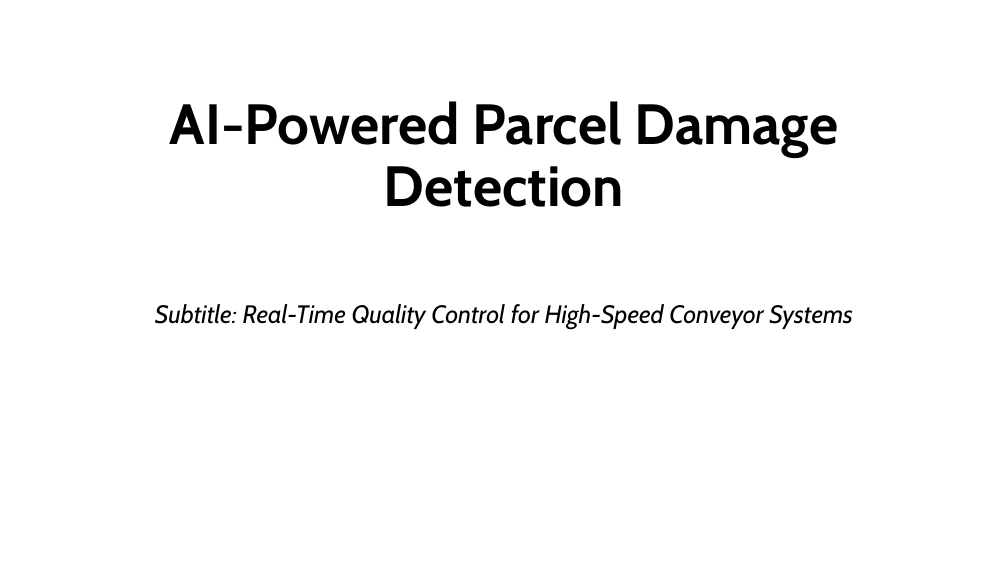
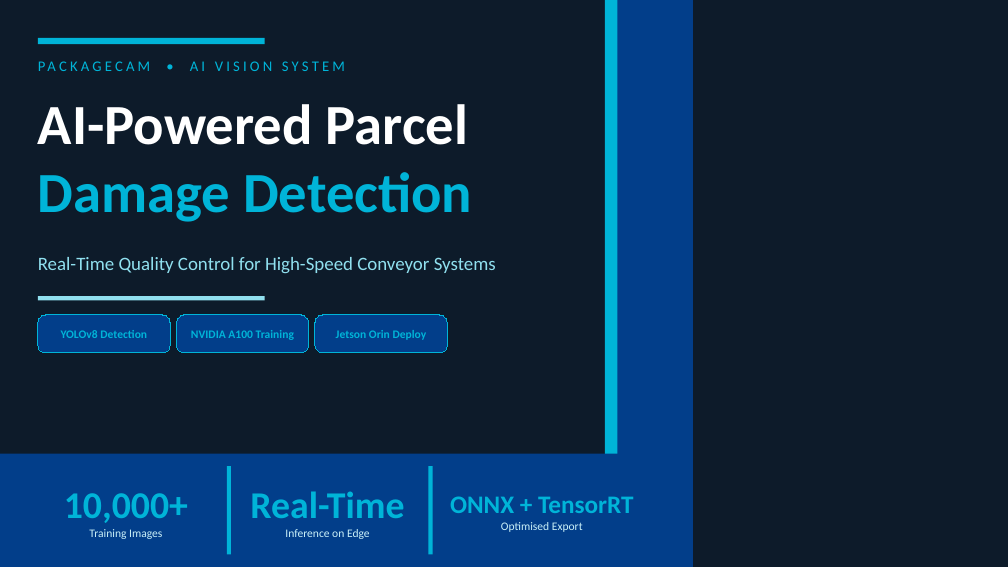
Before and after one commit to chernhaw75/PackageDamage, a slide deck: slide 1 of PackageCam.pptx. Drawn at 1008x567 pixels with LibreOffice and Linux fonts; fonts in the diff are those of the drawing. Boxes give left, top, right and bottom in pixels: in the first picture for what was removed or moved away, otherwise in the second. Text is boxed around its words. In the diff, an @@ line names an element or a change of style, - is before the commit and + after.

```diff
--- a/PackageCam.pptx
+++ b/PackageCam.pptx
@@ background #FFFFFF to #0D1B2A @@
@@ rectangle added at (x1=605, y1=0, x2=693, y2=567), fill #00B4D8 @@
@@ rectangle added at (x1=618, y1=0, x2=693, y2=567), fill #023E8A @@
@@ rectangle added at (x1=38, y1=38, x2=265, y2=44), fill #00B4D8 @@
@@ text "AI-Powered Parcel" at (x1=38, y1=104, x2=472, y2=222): vertical alignment bottom to top @@
@@ text added at (x1=190, y1=61, x2=345, y2=71), 14 pt, text #00B4D8 @@
+PACKAGECAM • AI VISION SYSTEM
@@ text at (x1=38, y1=104, x2=472, y2=222): text changed; font Cabin to Calibri; text colour #000000 to #FFFFFF @@
-AI-Powered Parcel Damage Detection
+AI-Powered Parcel
+Damage Detection
@@ text at (x1=38, y1=257, x2=496, y2=274): text changed; size 24 to 18 pt; font Cabin to Calibri; text colour #000000 to #90E0EF; italic off @@
-Subtitle: Real-Time Quality Control for High-Speed Conveyor Systems
+Real-Time Quality Control for High-Speed Conveyor Systems
@@ rectangle added at (x1=38, y1=296, x2=265, y2=301), fill #90E0EF @@
@@ rounded rectangle added at (x1=38, y1=315, x2=170, y2=353), fill #023E8A, outline #00B4D8 0.75 pt, 11 pt, text #00B4D8, bold @@
+YOLOv8 Detection
@@ rounded rectangle added at (x1=176, y1=315, x2=309, y2=353), fill #023E8A, outline #00B4D8 0.75 pt, 11 pt, text #00B4D8, bold @@
+NVIDIA A100 Training
@@ rounded rectangle added at (x1=315, y1=315, x2=448, y2=353), fill #023E8A, outline #00B4D8 0.75 pt, 11 pt, text #00B4D8, bold @@
+Jetson Orin Deploy
@@ rectangle added at (x1=0, y1=454, x2=693, y2=567), fill #023E8A @@
@@ rectangle added at (x1=227, y1=467, x2=231, y2=555), fill #00B4D8 @@
@@ rectangle added at (x1=429, y1=467, x2=433, y2=555), fill #00B4D8 @@
@@ text added at (x1=64, y1=493, x2=188, y2=539), 11 pt, text #CAF0F8 @@
+10,000+
+Training Images
@@ text added at (x1=250, y1=491, x2=404, y2=539), 11 pt, text #CAF0F8 @@
+Real-Time
+Inference on Edge
@@ text added at (x1=450, y1=496, x2=633, y2=532), 11 pt, text #CAF0F8 @@
+ONNX + TensorRT
+Optimised Export
```
